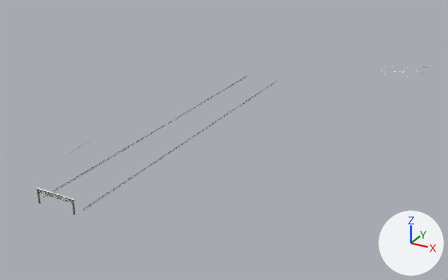
The glTF model public/assets/models/circuits/kits/summit-finish.glb: old version first, new version second.
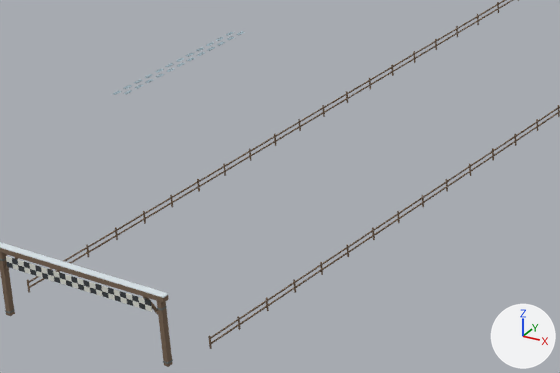
Each version is shown whole from a camera (50 mm lens) standing at (169.0, -168.0, 130.0) and looking at (18.0, 108.0, -8.0), then close up on the part from 8% to 36% of the width and 48% to 77% of the height. The axes (+X, +Y, +Z) are drawn at lower right. The lights are the same throughout. The first two pictures are the older version. Vertices at exactly the same position are counted once.

Names of what the first close-up shows: 'Aged canvas and faded pad paint', 'Charcoal chequers', 'Compressed footprint snow', 'Snow caps', 'Weathered alpine timber' and 1 more.
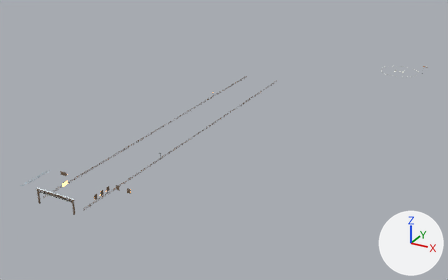
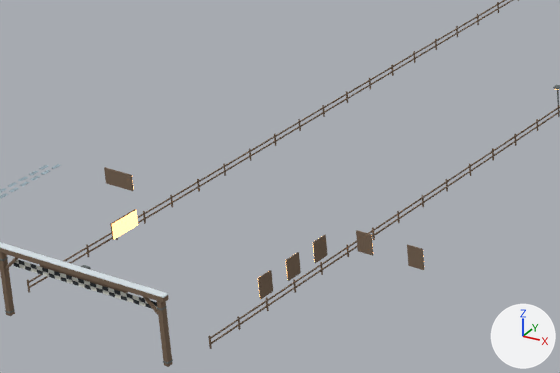
What differs and where, as boxes (x1, y1, x2, y2) in the close-ups (560 x 373 px; the box of a moved part takes in the faces that stretch with it):
'Charcoal chequers', reshaped: before (7, 258, 152, 310); after (13, 260, 157, 309)
'Aged canvas and faded pad paint', reshaped: before (6, 256, 152, 312); after (13, 258, 157, 308)
'Warm lit window glass', added: after (112, 89, 559, 297)
part 1 of me_cube_001, added: after (40, 265, 128, 293)
part 2 of me_cube_001, added: after (258, 270, 273, 299)
part 3 of me_cube_001, added: after (286, 252, 301, 281)
part 4 of me_cube_001, added: after (313, 235, 327, 263)
part 5 of me_cube_001, added: after (356, 230, 373, 256)
part 6 of me_cube_001, added: after (407, 245, 424, 270)
part 7 of me_cube_001, added: after (110, 209, 136, 240)
part 8 of me_cube_001, added (brown): after (104, 167, 134, 191)
part 9 of me_cube_011, moved or reshaped: before (12, 258, 18, 265); after (13, 263, 20, 268)
part 10 of me_cube_011, moved or reshaped: before (83, 280, 90, 287); after (25, 266, 31, 271)
part 11 of me_cube_011, moved or reshaped: before (132, 295, 139, 302); after (37, 270, 43, 275)
part 12 of me_cube_011, moved or reshaped: before (144, 299, 152, 306); after (49, 273, 55, 279)
part 13 of me_cube_011, deleted: before (7, 262, 146, 310)
part 14 of me_cube_012, cut back: before (12, 260, 152, 312); after (19, 262, 157, 308)

The change, as a diff of the scene's bpy script:
```diff
--- a/public/assets/models/circuits/kits/summit-finish.glb.py
+++ b/public/assets/models/circuits/kits/summit-finish.glb.py
@@ me_cube_001 @@
-me_cube_001.from_pydata(...)  # 2600 vertices, 4020 faces; spans x -11.0..11.0, y -4.0..192.0, z 0.0..7.0
+me_cube_001.from_pydata(...)  # 3048 vertices, 4884 faces; spans x -19.0..21.0, y -4.0..192.0, z 0.0..7.0
+# me_cube_001 part 1: the loose piece of 56 vertices spanning x -10.0..10.0, y -4.0, z 7.0 is copied, and the copy is scaled about its middle by (0.514, 0.188, 1.94); it spans x -5.0..5.0, y -4.0, z 6.0..7.0
+# me_cube_001 part 2: the loose piece of 56 vertices spanning x 9.0..10.0, y -4.0, z 0.0..7.0 is copied, and the copy is scaled about its middle by (0.222, 3.28, 0.311), then moved by (2.0, 12.0, -1.0); it spans x 11.0, y 7.0..9.0, z 2.0..4.0
+# me_cube_001 part 3: the loose piece of 56 vertices spanning x 9.0..10.0, y -4.0, z 0.0..7.0 is copied, and the copy is scaled about its middle by (0.222, 3.28, 0.311), then moved by (2.0, 16.0, -1.0); it spans x 11.0, y 11.0..13.0, z 2.0..4.0
+# me_cube_001 part 4: the loose piece of 56 vertices spanning x 9.0..10.0, y -4.0, z 0.0..7.0 is copied, and the copy is scaled about its middle by (0.222, 3.28, 0.311), then moved by (2.0, 20.0, -1.0); it spans x 11.0, y 15.0..17.0, z 2.0..4.0
+# me_cube_001 part 5: the loose piece of 56 vertices spanning x 9.0..10.0, y -4.0, z 0.0..7.0 is copied, and the copy is scaled about its middle by (3.61, 0.201, 0.311), then moved by (4.0, 23.0, -1.0); it spans x 13.0..15.0, y 19.0, z 2.0..4.0
+# me_cube_001 part 6: the loose piece of 56 vertices spanning x 9.0..10.0, y -4.0, z 0.0..7.0 is copied, and the copy is scaled about its middle by (3.61, 0.201, 0.311), then moved by (11.0, 23.0, -1.0); it spans x 19.0..21.0, y 19.0, z 2.0..4.0
+# me_cube_001 part 7: the loose piece of 56 vertices spanning x -10.0..-9.0, y -4.0, z 0.0..7.0 is copied, and the copy is scaled about its middle by (0.222, 6.52, 0.248), then moved by (0.0, 16.0, -2.0); it spans x -10.0, y 10.0..14.0, z 1.0..3.0
+# me_cube_001 part 8: the loose piece of 56 vertices spanning x -10.0..-9.0, y -4.0, z 0.0..7.0 is copied, and the copy is scaled about its middle by (7.18, 0.201, 0.248), then moved by (-8.0, 23.0, -2.0); it spans x -19.0..-15.0, y 19.0, z 1.0..3.0
 me_cube_001.materials.append(mat_weathered_alpine_timber)
@@ me_cube_011 @@
-me_cube_011.from_pydata(...)  # 176 vertices, 288 faces; spans x -8.6..8.6, y -4.4, z 5.4..6.5
+me_cube_011.from_pydata(...)  # 192 vertices, 288 faces; spans x -8.6..8.6, y -3.6, z 5.2..5.9
+# me_cube_011 part 9: the loose piece of 8 vertices spanning x -7.9..-7.2, y -4.4, z 6.0..6.5 is moved by (-0.7, 0.8, -0.9)
+# me_cube_011 part 10: the loose piece of 8 vertices spanning x 0.7..1.4, y -4.4, z 6.0..6.5 is moved by (-7.9, 0.8, -0.9)
+# me_cube_011 part 11: the loose piece of 8 vertices spanning x 6.5..7.2, y -4.4, z 6.0..6.5 is moved by (-12.2, 0.8, -0.9)
+# me_cube_011 part 12: the loose piece of 8 vertices spanning x 7.9..8.6, y -4.4, z 6.0..6.5 is moved by (-12.2, 0.8, -0.9)
+# me_cube_011 part 13: 12 loose pieces with 144 vertices, spanning x -8.6..7.9, y -4.4, z 5.4..6.5, are deleted
+# other edits to the shape of me_cube_011 do not show in these pictures
 me_cube_011.materials.append(mat_charcoal_chequers)
@@ me_cube_012 @@
-me_cube_012.from_pydata(...)  # 656 vertices, 1032 faces; spans x -9.0..98.0, y -4.0..248.0, z 5.0..12.0
+me_cube_012.from_pydata(...)  # 1156 vertices, 1976 faces; spans x -9.0..98.0, y -4.0..248.0, z 5.0..12.0
+# me_cube_012 part 14: 158 vertices moved within x -9.0..9.0, y -4.0, z 5.0..7.0; 18 vertices removed from x -7.0..6.0, y -4.0, z 7.0; 346 vertices added at x -7.0..6.0, y -4.0, z 6.0..7.0
+# other edits to the shape of me_cube_012 do not show in these pictures
 me_cube_012.materials.append(mat_aged_canvas_and_faded_pad_paint)
@@ ob_warm_lit_window_glass @@
+ob_warm_lit_window_glass = bpy.data.objects.new('Warm lit window glass', me_cube_061)  # 80 vertices, 120 faces; spans x -18.7..20.8, y -3.6..146.2, z 1.1..7.0; in mat_warm_lit_window_glass (beige #ffc784, glowing orange #ffb86f)
+ob_warm_lit_window_glass.location = (0.0, 0.0, 0.0)
```
